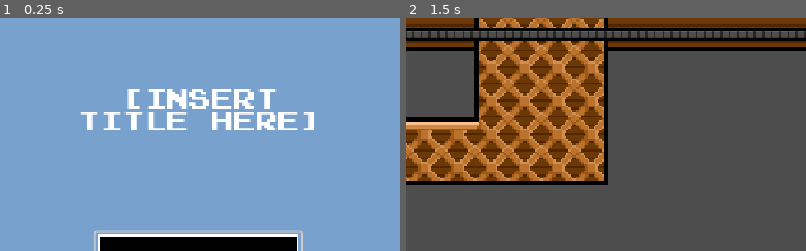
Above: before the commit, frames 1-2 (left to right).
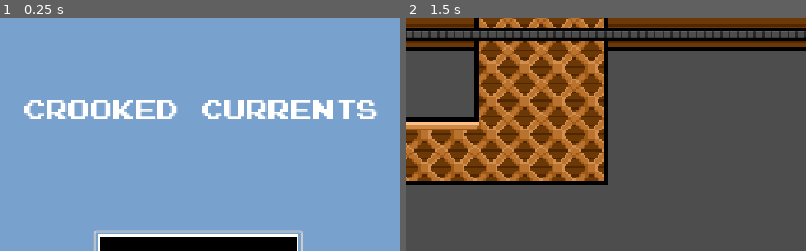
Above: after the commit, the same moments.

Repository: The-Necrodancer/Current-Jam
Game: Godot game, scene res://Scenes/game_manager.tscn
Same seed, same stepped clock (60 frames per second), same inputs: the game is played once before the commit and once after it. The engine's default icon, where the game draws it, is replaced by a stand-in: a white triangle on a blue panel in a dark square.
Inputs:
- Up to frame 1 (0.25 s): no input
- Up to frame 2 (1.5 s): click "Play" at 0.5 s; hold D (right) from 1.28 s (still down)
The pictures show only the part of the screen within x 25-75%, y 0-50%; the shares and areas given below are measured in that part.

The runs differ from the first frame. In frame 1, 6.5% of the frame differs, in the area x 6-95%, y 30-49%; in frame 2, nothing differs.

Commit message:
Added Title

Diff:
--- a/windy-ass-bank-heist/Scenes/Main Menu/main_menu.tscn
+++ b/windy-ass-bank-heist/Scenes/Main Menu/main_menu.tscn
@@ -60,13 +60,13 @@
 
 [node name="Title" type="RichTextLabel" parent="." unique_id=1663767067]
 layout_mode = 0
-offset_left = 388.0
+offset_left = 312.0
 offset_top = 83.0
-offset_right = 760.0
+offset_right = 840.0
 offset_bottom = 185.0
 theme_override_fonts/normal_font = ExtResource("1_48xlc")
 theme_override_font_sizes/normal_font_size = 32
-text = "[Insert Title Here]"
+text = "Crooked Currents"
 horizontal_alignment = 1
 vertical_alignment = 1
 
